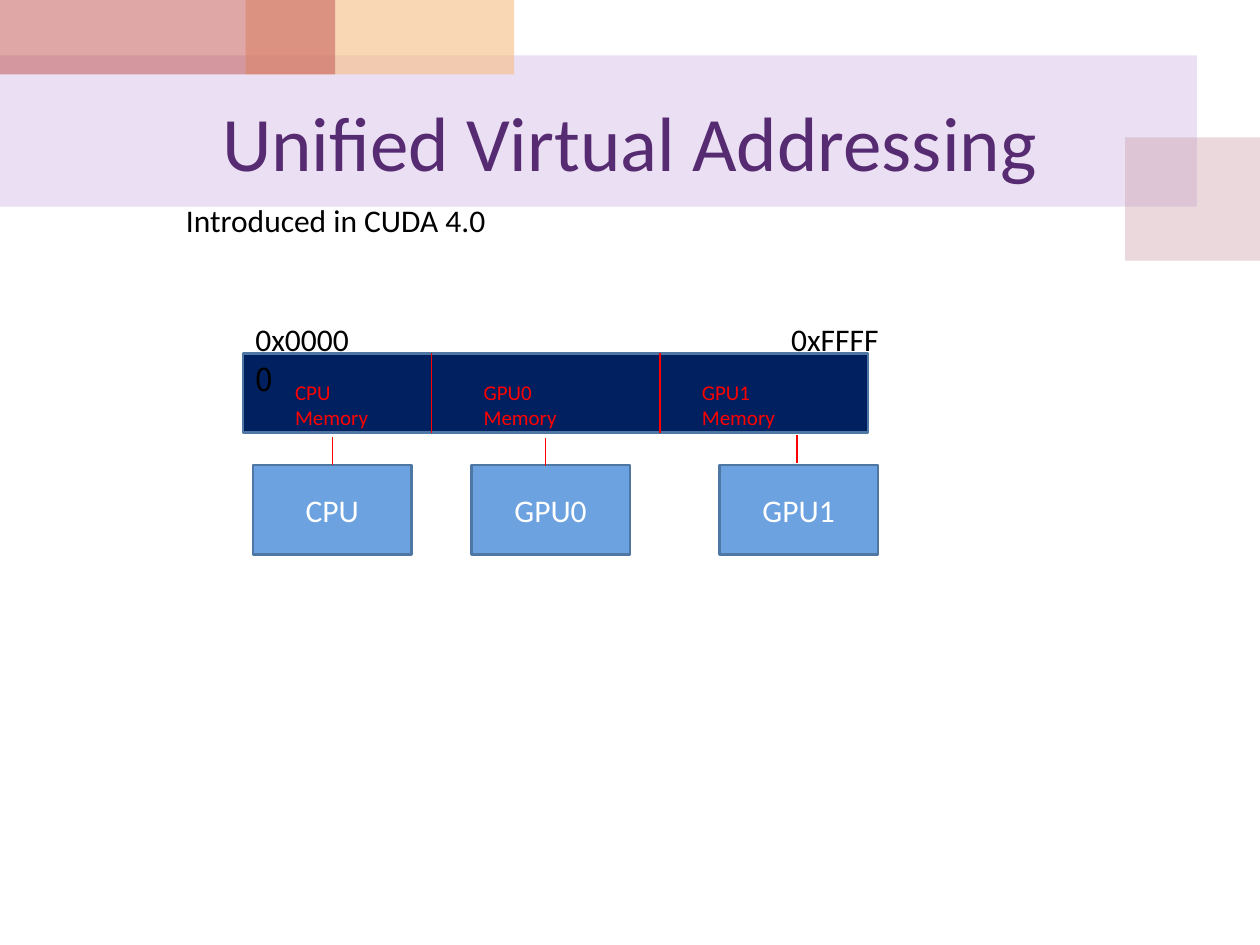
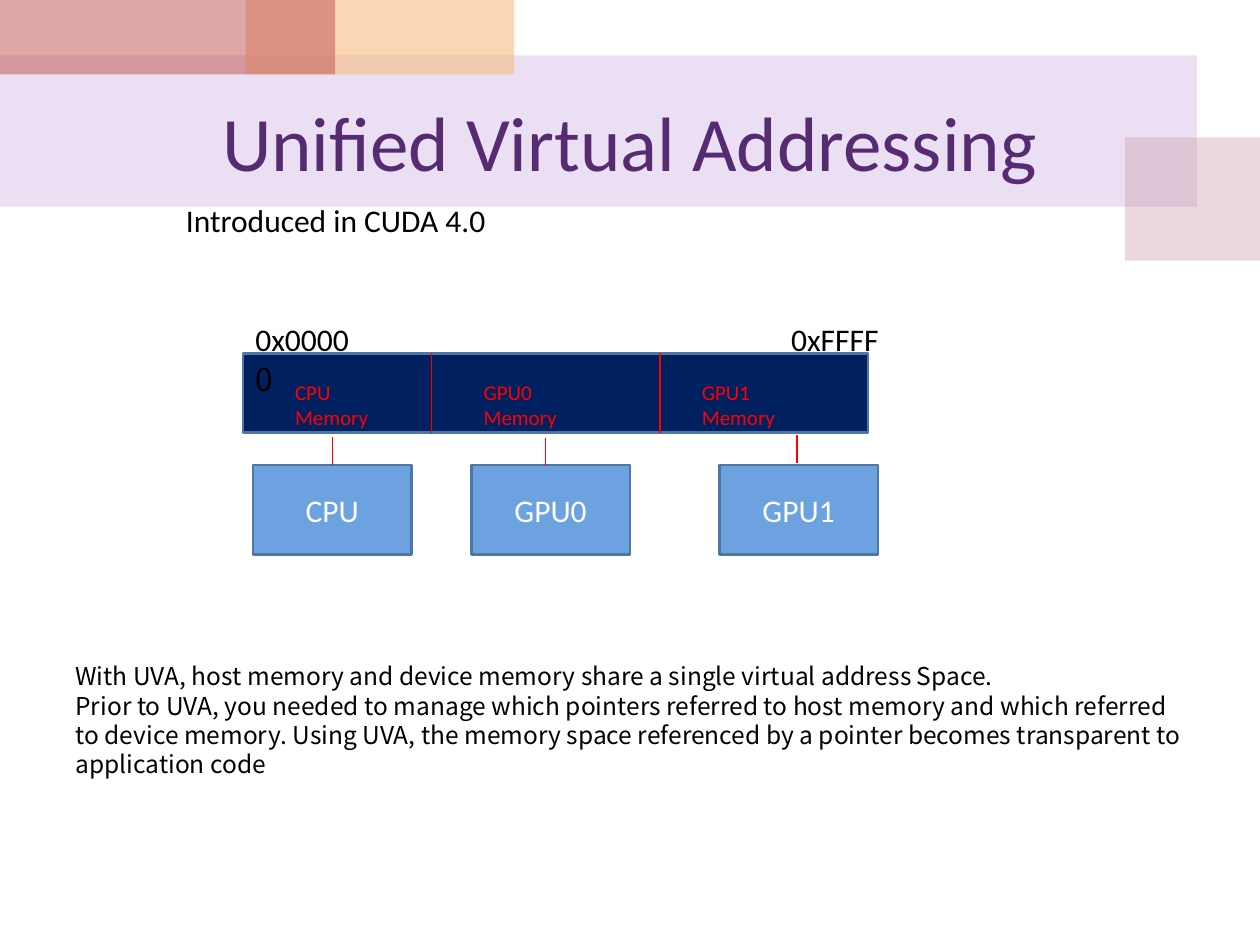
Before and after one commit to cocojk/major, a slide deck: slide 36 of gpu/EE817 Lecture 5 CUDA Memory Architecture.pptx. Drawn at 1260x945 pixels with LibreOffice and Linux fonts; fonts in the diff are those of the drawing. Boxes give left, top, right and bottom in pixels: in the first picture for what was removed or moved away, otherwise in the second. Text is boxed around its words. In the diff, an @@ line names an element or a change of style, - is before the commit and + after.

```diff
--- a/gpu/EE817 Lecture 5 CUDA Memory Architecture.pptx
+++ b/gpu/EE817 Lecture 5 CUDA Memory Architecture.pptx
@@ text added at box(75, 665, 1181, 779), 14 pt, text #000000 @@
+With UVA, host memory and device memory share a single virtual address Space.
+Prior to UVA, you needed to manage which pointers referred to host memory and which referred
+to device memory. Using UVA, the memory space referenced by a pointer becomes transparent to
+application code
```
Also in this commit, not shown: 1 other slide changed, 32 other files.
